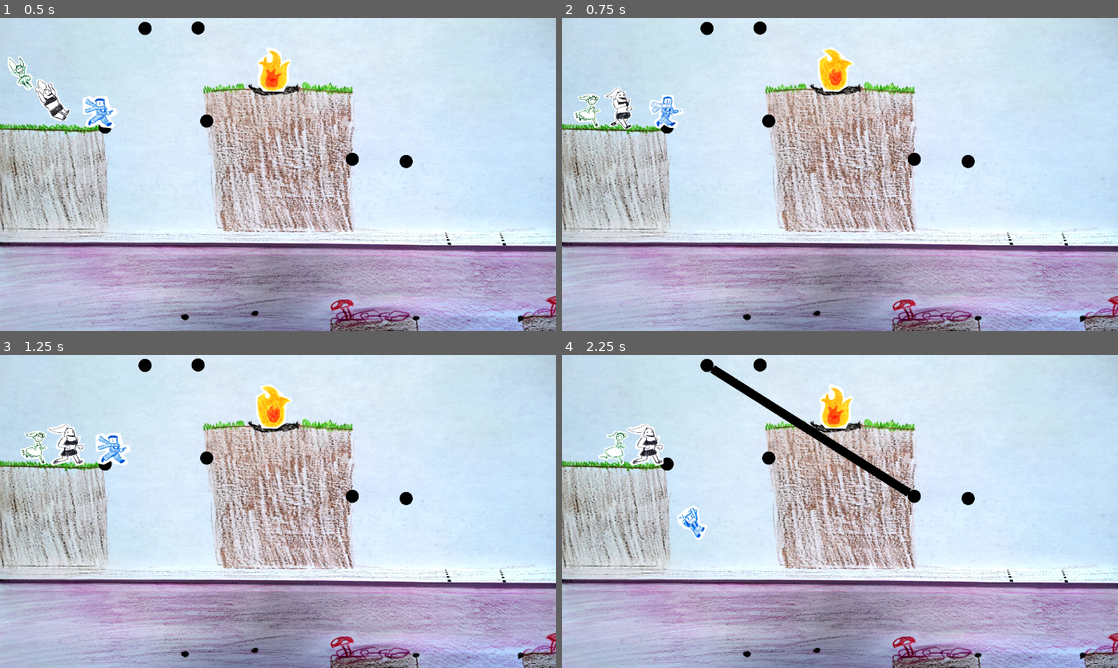
Above: before the commit, frames 1-4 (two rows, left to right).
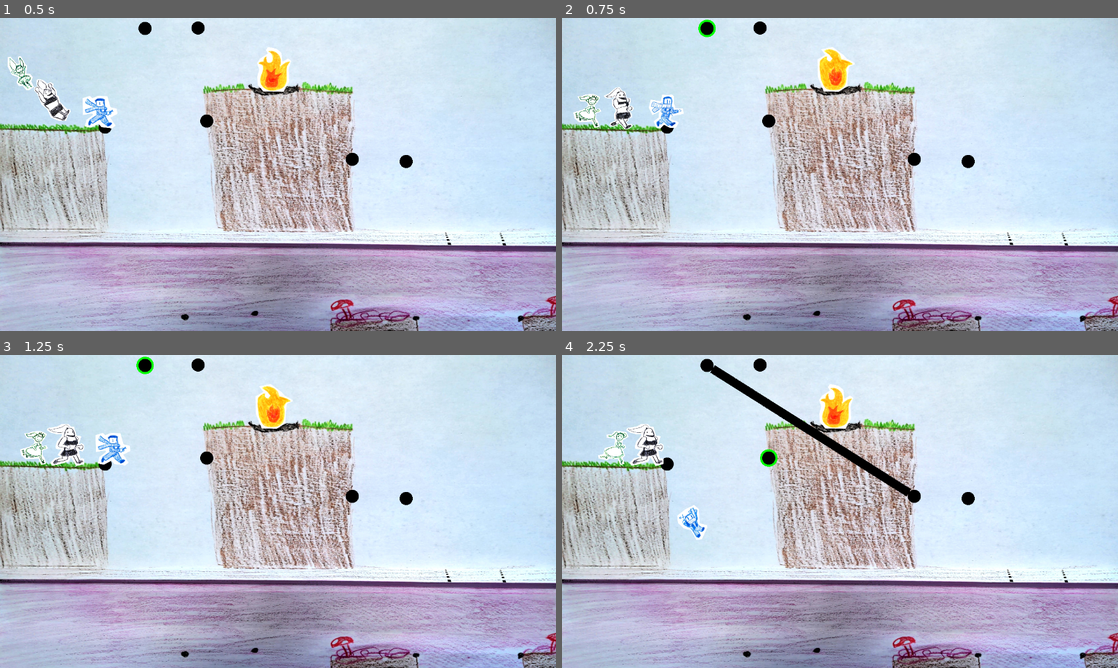
Above: after the commit, the same moments.

Repository: lambdaloop/crinkle-in-time
Game: Godot game, scene res://level1.tscn
Two runs of this game, one before a commit and one after it. Both use one fixed random seed, a clock stepped at 60 frames per second and the inputs below.
Inputs (mouse positions are in pixels of both pictures, inside the frame that each line leads up to):
- Up to frame 1 (0.5 s): no input
- Up to frame 2 (0.75 s): move the mouse to (706, 27) at 0.52 s; hold Right (ui_right) from 0.53 s (still down); click (706, 27) at 0.67 s
- Up to frame 3 (1.25 s): keep holding Right (ui_right); tap Up (ui_up) at 0.77 s
- Up to frame 4 (2.25 s): move the mouse to (912, 495) at 1.27 s; click (912, 495) at 1.42 s; tap Up (ui_up) at 1.52 s; move the mouse to (767, 458) at 2.02 s; release Right (ui_right) at 2.03 s; hold Left (ui_left) from 2.03 s (still down); click (767, 458) at 2.17 s

Frame 1 is identical in both runs. In frame 2, less than 0.1% of the frame differs, in the area x 24-28%, y 0-7%; in frame 3, less than 0.1%; in frame 4, less than 0.1%, in the area x 35-39%, y 30-36%.

Commit message:
stateful connection pt clicking

Diff:
--- a/ConnectionPoint.gd
+++ b/ConnectionPoint.gd
@@ -13,10 +13,13 @@
 func _process(delta):
     pass
 
+func get_radius():
+    # Only one child node.
+    return self.get_children()[0].get_shape().radius
+
 func _draw():
-    # Only one childe node.
     var shape = self.get_children()[0].get_shape()
-    draw_circle(Vector2(0, 0), shape.radius, Color.BLACK)
+    draw_circle(Vector2(0, 0), self.get_radius(), Color.BLACK)
 
 func _on_collision_obj2d_input_event(viewport: Node, event: InputEvent, shape_idx: int):
     if event.is_pressed() && event.button_index == MOUSE_BUTTON_LEFT:
--- a/connection_template.gd
+++ b/connection_template.gd
@@ -3,7 +3,6 @@
 
 var clicked_pt_count: int
 var pts: Array
-var segments: Dictionary
 
 const CONNECTION_PT_RADIUS = 15 # FIXME: this should be driven from
                                 # ConnectionPoint.
@@ -12,7 +11,6 @@
 func _ready():
     clicked_pt_count = 0
     pts = Array()
-    segments = Dictionary()
     # Connect every ConnectionPt's "is_clicked" signal to a handler fn.
     for child in get_children():
         if child is ConnectionPoint:
@@ -57,6 +55,8 @@
     if pts.size() < 1 || pts[-1] != pt:
         pts.append(pt)
         clicked_pt_count += 1
+    # Recolor a connected node.
+    queue_redraw()
 
 func _on_landscape_clicked(viewport: Node, event: InputEvent, shape_idx: int,
                            landscape: Node):
@@ -83,3 +83,5 @@
             var stop = Vector2(centroid.x + r*cos(child.rotation),
                                centroid.y + r*sin(child.rotation))
             draw_line(start, stop, Color.BLACK, size.y)
+    if pts.size() == 1:
+        draw_circle(pts[0], CONNECTION_PT_RADIUS + 5, Color.GREEN)
